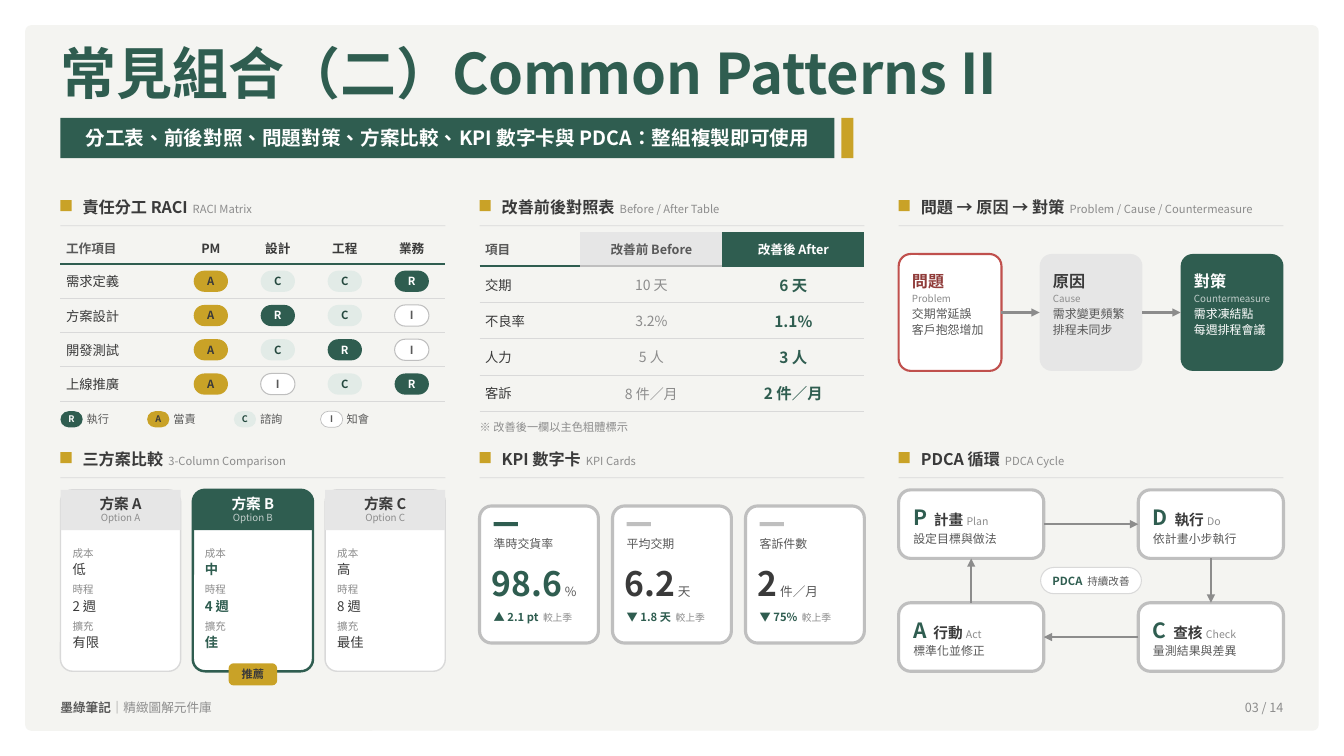
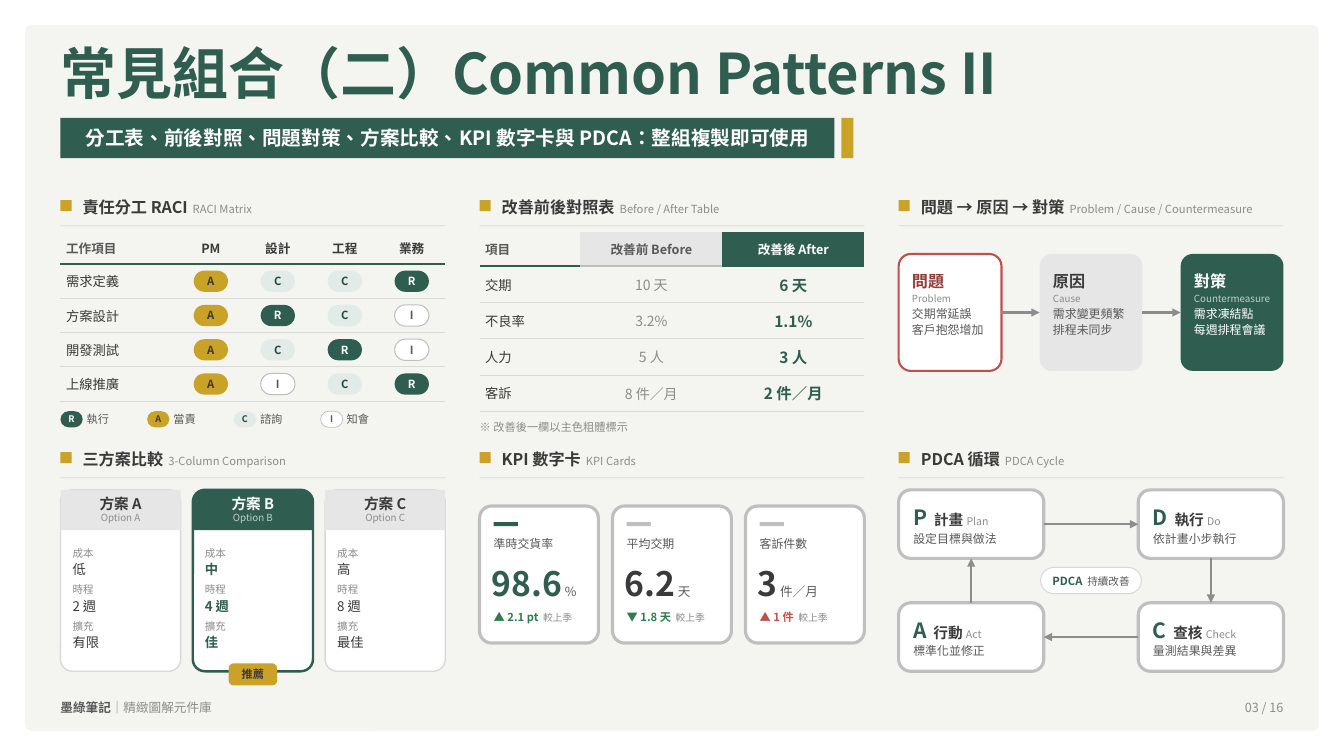
Before and after one commit to hctsaik/ppt-style-studio, a slide deck: slide 3 of out/kit-green.pptx. Drawn at 1344x756 pixels with LibreOffice and Linux fonts; fonts in the diff are those of the drawing. Boxes give left, top, right and bottom in pixels: in the first picture for what was removed or moved away, otherwise in the second. Text is boxed around its words. In the diff, an @@ line names an element or a change of style, - is before the commit and + after.

```diff
--- a/out/kit-green.pptx
+++ b/out/kit-green.pptx
@@ text at box(758, 570, 818, 597): text changed @@
-2 件／月
+3 件／月
@@ text "▲ 2.1 pt 較上季" at box(507, 613, 572, 624): text colour #2F5D50 to #2E7D4F in "▲ 2.1 pt" @@
@@ text "▼ 1.8 天 較上季" at box(640, 612, 705, 622): text colour #2F5D50 to #2E7D4F in "▼ 1.8 天" @@
@@ text at box(773, 611, 827, 622): text changed; text colour #2F5D50 to #C0504D @@
-▼ 75% 較上季
+▲ 1 件 較上季
@@ text at box(1245, 703, 1283, 712): text changed @@
-03 / 14
+03 / 16
```
Also in this commit, not shown: 13 other slides changed, 2 slides added, 32 other files.
